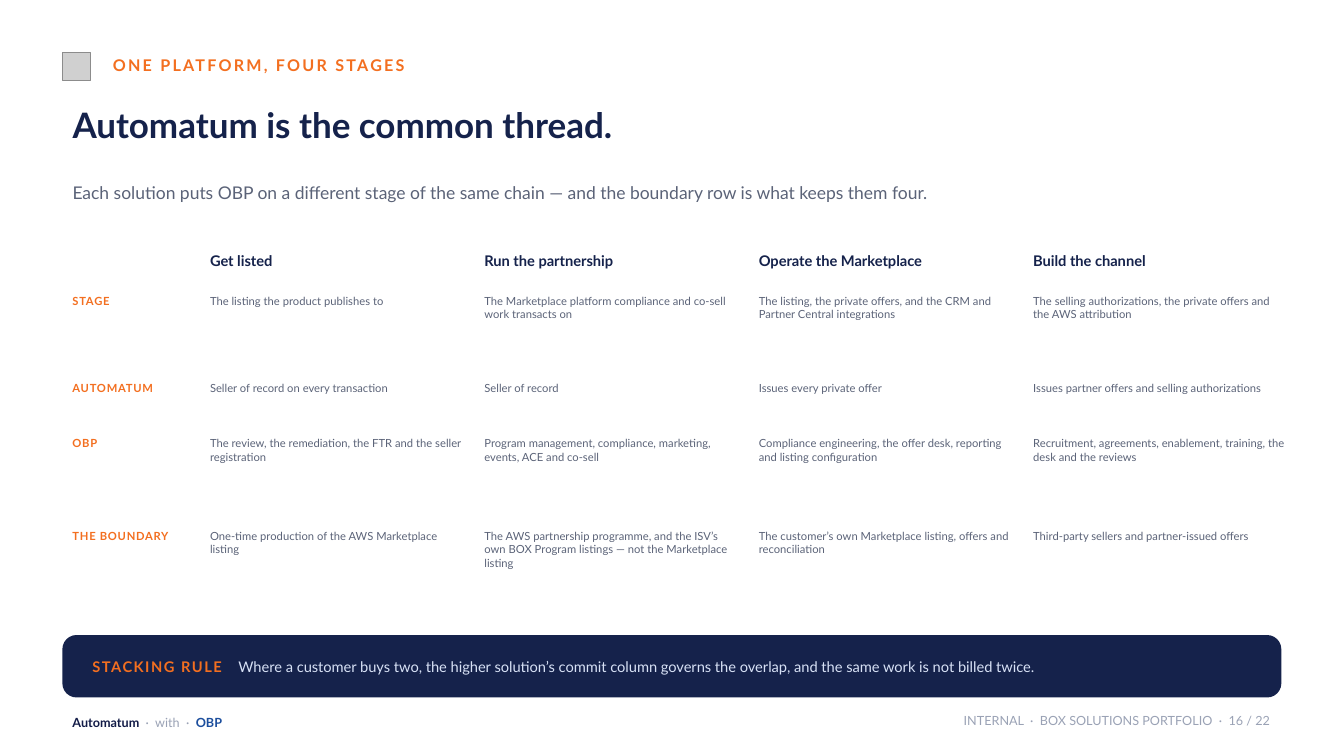
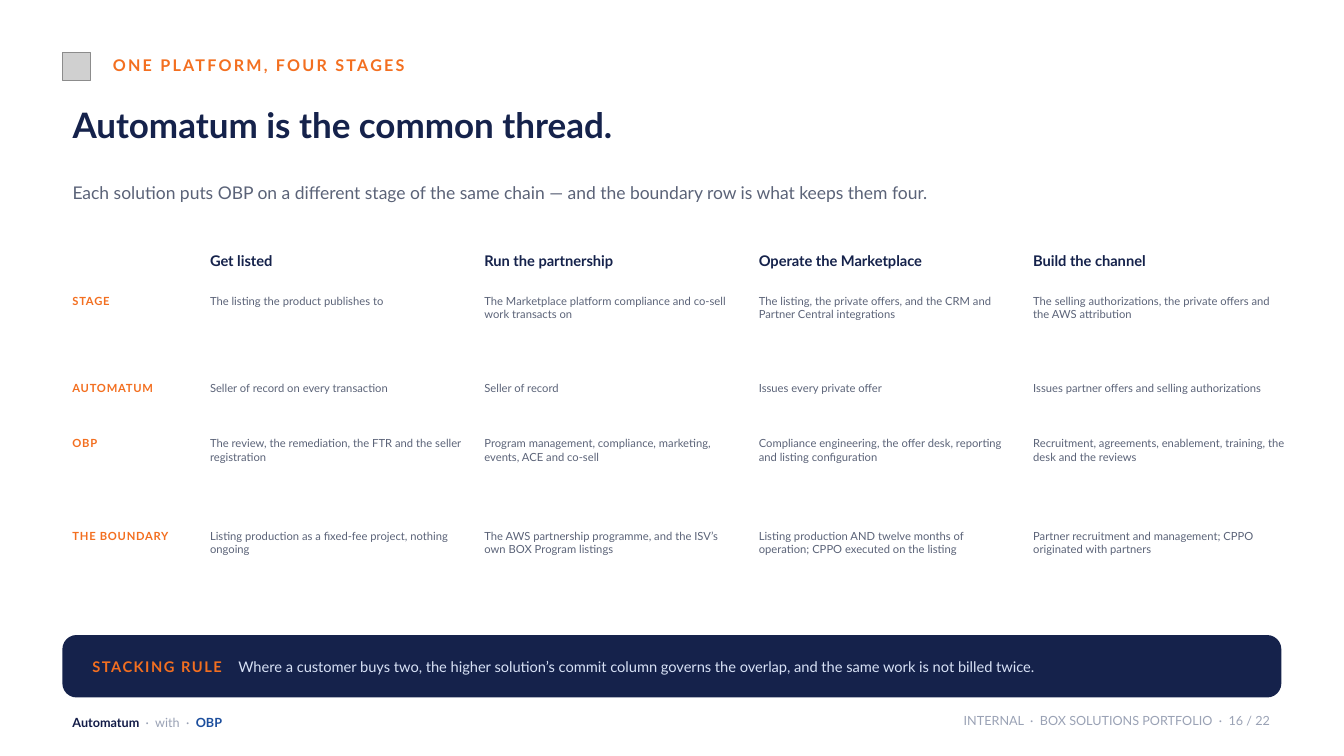
Before and after one commit to KianteEvans/barberbook, a slide deck: slide 16 of docs/deck/BOX_Solutions_Revised.pptx. Drawn at 1344x756 pixels with LibreOffice and Linux fonts; fonts in the diff are those of the drawing; grey boxes stand for pictures; background and template pictures are left out. Boxes give left, top, right and bottom in pixels: in the first picture for what was removed or moved away, otherwise in the second. Text is boxed around its words. In the diff, an @@ line names an element or a change of style, - is before the commit and + after.

```diff
--- a/docs/deck/BOX_Solutions_Revised.pptx
+++ b/docs/deck/BOX_Solutions_Revised.pptx
@@ text at <box>210,531,448,555</box>: text changed @@
-One-time production of the AWS Marketplace listing
+Listing production as a fixed-fee project, nothing ongoing
@@ text at <box>484,531,718,555</box>: text changed @@
-The AWS partnership programme, and the ISV’s own BOX Program listings — not the Marketplace listing
+The AWS partnership programme, and the ISV’s own BOX Program listings
@@ text at <box>759,531,964,555</box>: text changed @@
-The customer’s own Marketplace listing, offers and reconciliation
+Listing production AND twelve months of operation; CPPO executed on the listing
@@ text at <box>1033,531,1253,555</box>: text changed @@
-Third-party sellers and partner-issued offers
+Partner recruitment and management; CPPO originated with partners
```
Also in this commit, not shown: 7 other slides changed, 2 other files.
